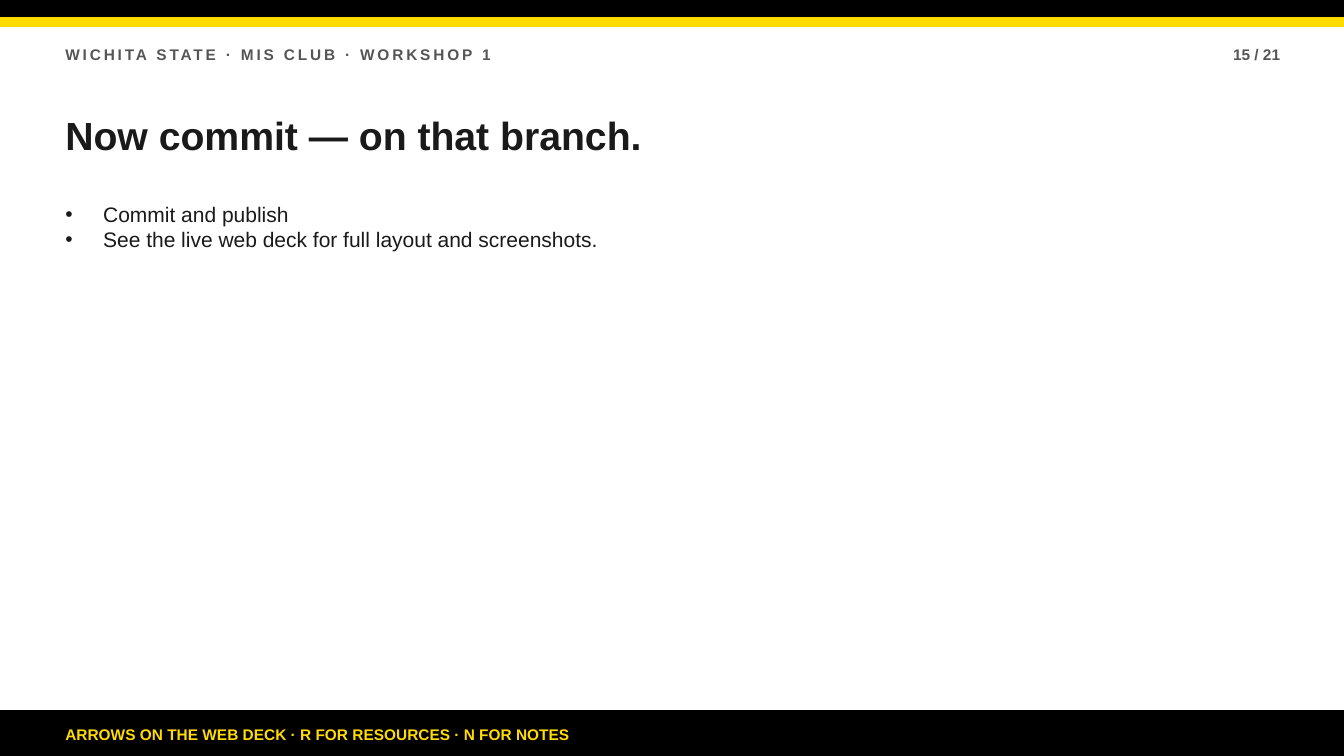
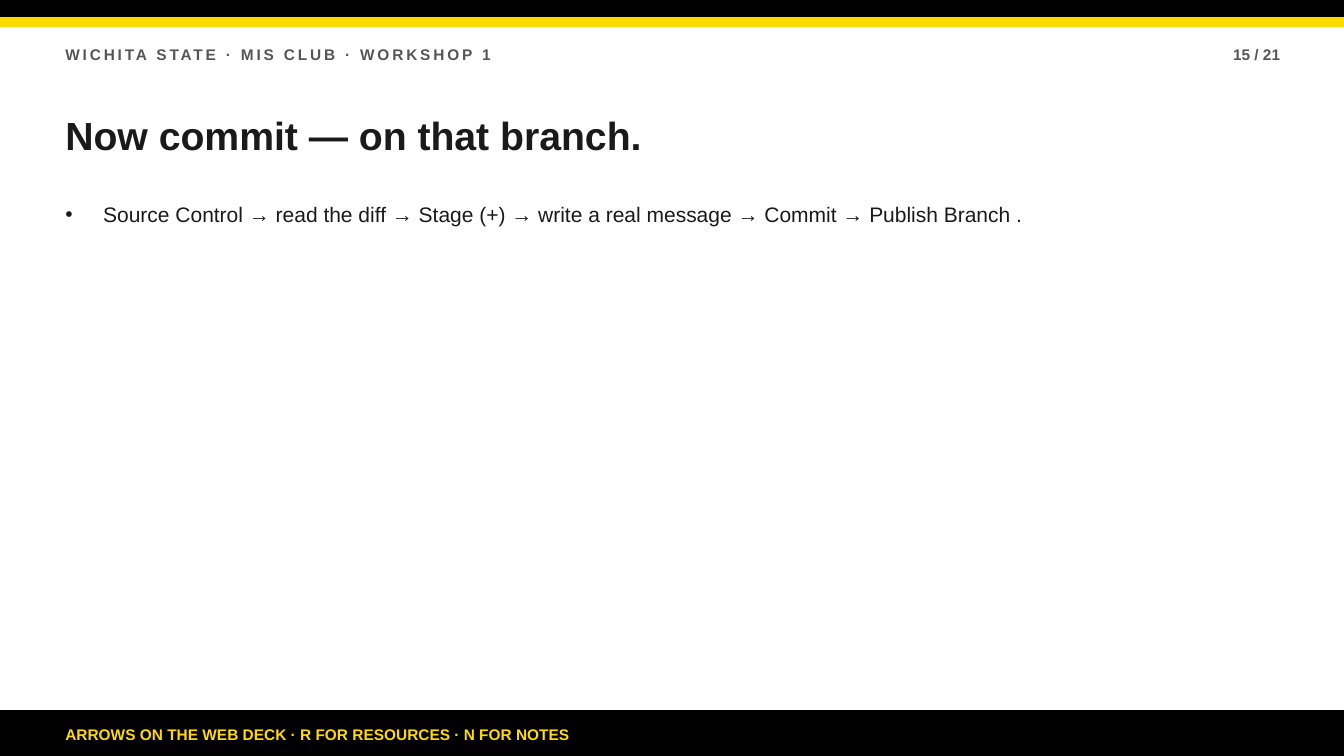
Before and after one commit to bsbcyber/workshop-site, a slide deck: slide 15 of downloads/workshop-1-presentation.pptx. Drawn at 1344x756 pixels with LibreOffice and Linux fonts; fonts in the diff are those of the drawing. Boxes give left, top, right and bottom in pixels: in the first picture for what was removed or moved away, otherwise in the second. Text is boxed around its words. In the diff, an @@ line names an element or a change of style, - is before the commit and + after.

```diff
--- a/downloads/workshop-1-presentation.pptx
+++ b/downloads/workshop-1-presentation.pptx
@@ text at (103,206,1010,227): text changed @@
-• Commit and publish
-• See the live web deck for full layout and screenshots.
+• Source Control → read the diff → Stage (+) → write a real message → Commit → Publish Branch .
```
Also in this commit, not shown: 18 other slides changed, 4 other files.
